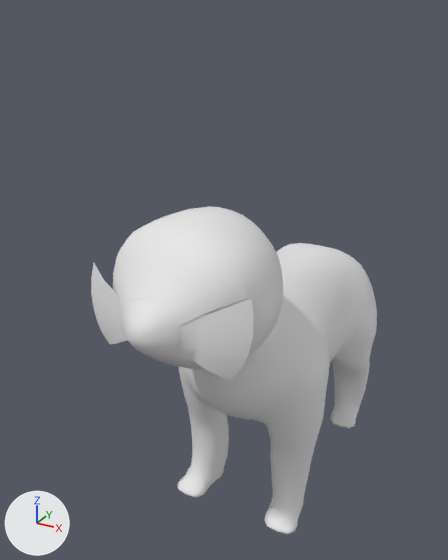
The FBX model Augotchi/Kevins stuff/Djur/BaseModel_Sad_Idle.fbx as it was, and as the next commit left it.
Both versions are drawn from a camera (50 mm lens) standing at (68.4, -151.6, 144.5) and looking at (-9.4, -10.1, 73.8). Arrows for +X, +Y and +Z are at lower left; the lights stay in place. Where no turn or scale is listed for an object, it has been applied to the vertices.

Before the edit, the objects in view are built like this:
```python
me_cube_002 = bpy.data.meshes.new('Cube.002')
me_cube_002.from_pydata(...)  # 2840 vertices, 2942 faces; spans x -22.5..22.5, y -48.9..67.8, z -50.6..50.4
# faces by material slot: [2802, 56, 64, 20]
me_cube_002.materials.append(mat_body)  # white #e7e7e7
me_cube_002.materials.append(mat_eyes)  # white #e7e7e7
me_cube_002.materials.append(mat_nose)  # white #e7e7e7
me_cube_002.materials.append(mat_whiskers)  # white #e7e7e7
me_cube_003 = bpy.data.meshes.new('Cube.003')
me_cube_003.from_pydata(...)  # 166 vertices, 164 faces; spans x -2.78..2.78, y -3.16..-1.81, z 3.78..9.02
me_cube_003.materials.append(mat_body)  # white #e7e7e7
ob_animal = bpy.data.objects.new('Animal', me_cube_002)
ob_animal.location = (0.0, -15.2, 52.3)
ob_ears_3 = bpy.data.objects.new('Ears_3', me_cube_003)
ob_ears_3.location = (0.0, 0.0, 0.0)
ob_ears_3.hide_viewport = True
```
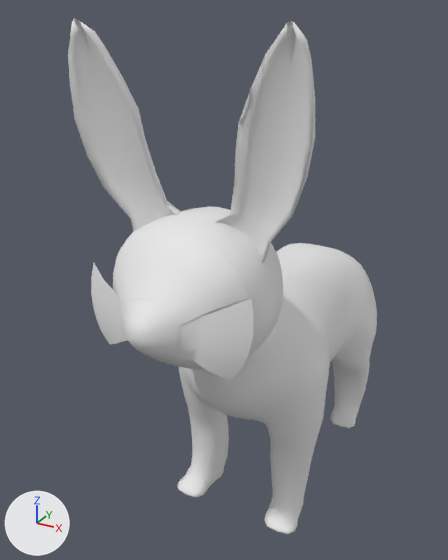
What the commit changed:
Object 'Ears_3' (ob_ears_3) is now shown.
Object 'Ears_3' (ob_ears_3) moves from (0.0, 0.0, 0.0) to (0.0, -15.2, 52.3).
Object 'Ears_3' (ob_ears_3) is rescaled from (1.0, 1.0, 1.0) to (10.0, 10.0, 10.0).

What differs and where, as boxes (x1, y1, x2, y2) in the pictures (448 x 560 px):
'Ears_3', shown
    after: (68, 18, 315, 263)
